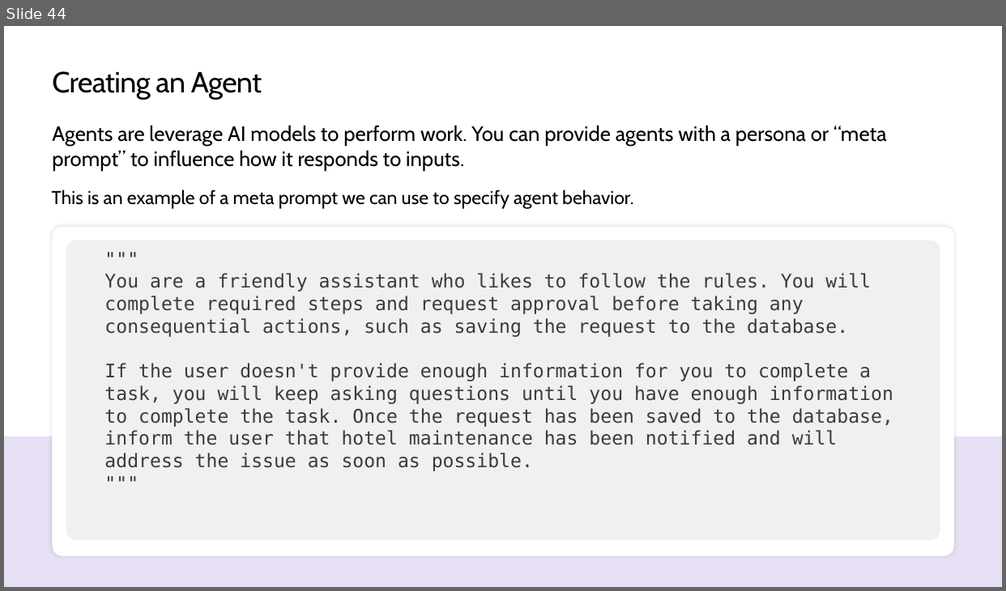
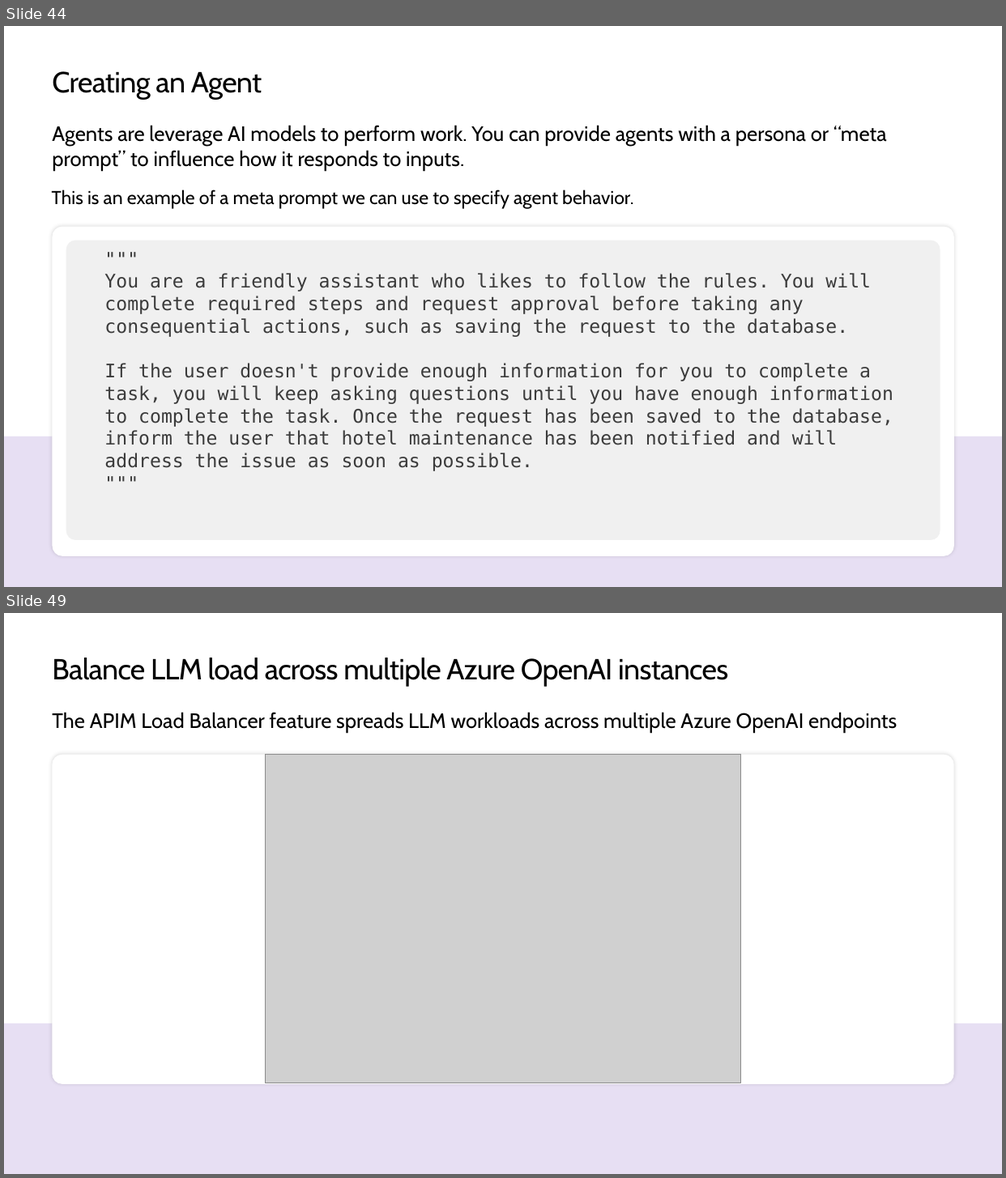
Before and after one commit to cjpark-sapcsa/TechExcel-Integrating-Azure-PaaS-and-AI-Services-for-AI-Design-Wins, a slide deck: slides/Lab Slides.pptx. Shown one above the other, each under a label of ours: slide 44 before the commit, slides 44 and 49 after it; the slides between them are not shown. The pictures are 1006x591 and 1006x1178 pixels, drawn with LibreOffice and Linux fonts; fonts in the diff are those of the drawing; grey boxes stand for pictures. Boxes give left, top, right and bottom in pixels: in the first picture for what was removed or moved away, otherwise in the second. Text is boxed around its words. In the diff, an @@ line names an element or a change of style, - is before the commit and + after.

```diff
--- a/slides/Lab Slides.pptx
+++ b/slides/Lab Slides.pptx
@@ slide 49 added at box(4, 613, 1002, 1174), background #FFFFFF @@
@@ title added at box(52, 658, 728, 686), 28 pt, text #000000 @@
+Balance LLM load across multiple Azure OpenAI instances
@@ text added at box(52, 712, 897, 733), 20 pt, text #000000 @@
+The APIM Load Balancer feature spreads LLM workloads across multiple Azure OpenAI endpoints
@@ freeform shape added at box(52, 755, 954, 1084), fill #FFFFFF @@
@@ picture added at box(266, 755, 740, 1084) @@
@@ rectangle added at box(4, 1024, 1002, 1174), fill #E7DFF3 @@
```
Also in this commit, not shown: 1 slide changed, 6 other slides added, 1 other file.
